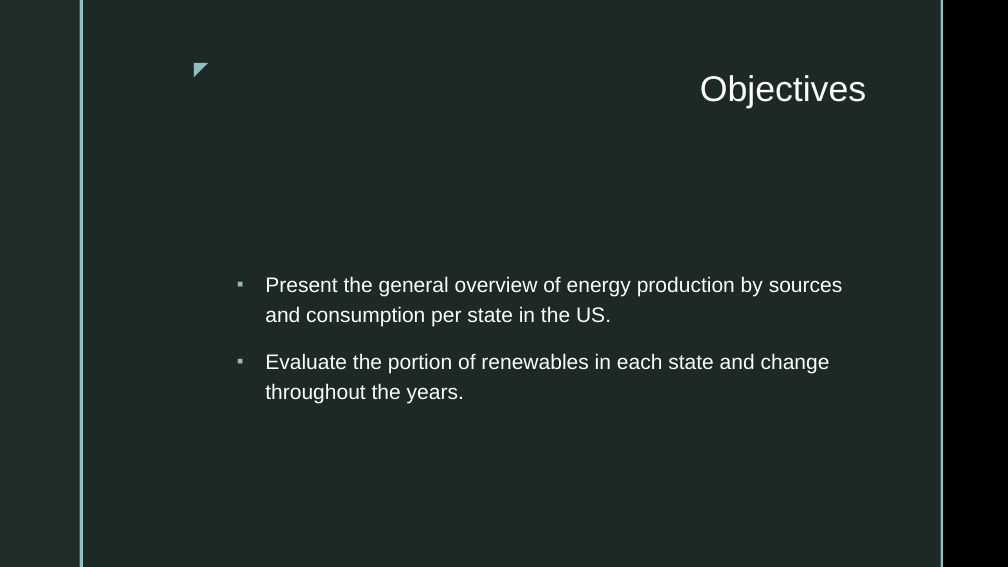
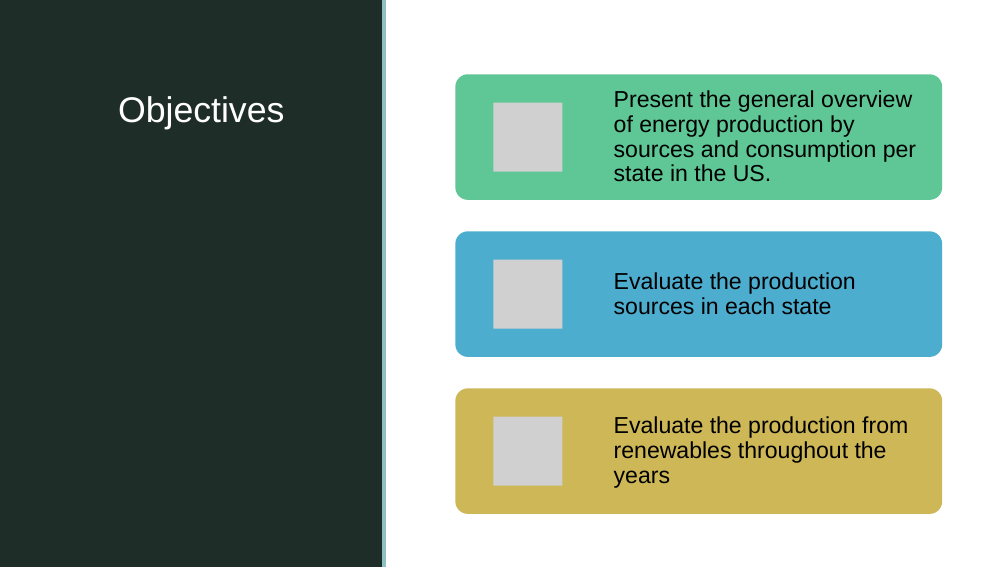
Before and after one commit to Kphad20/Project2-Group_4, a slide deck: slide 3 of Energy Analysis of the United States for 2018.pptx (slide 2 before the commit). Drawn at 1008x567 pixels with LibreOffice and Linux fonts; fonts in the diff are those of the drawing; grey boxes stand for pictures; background and template pictures are left out. Boxes give left, top, right and bottom in pixels: in the first picture for what was removed or moved away, otherwise in the second. Text is boxed around its words. In the diff, an @@ line names an element or a change of style, - is before the commit and + after.

```diff
--- a/Energy Analysis of the United States for 2018.pptx
+++ b/Energy Analysis of the United States for 2018.pptx
@@ rectangle at [0, 0, 79, 567]: fill #1F2D29 to #C5FAEB @@
@@ rectangle added at [0, 0, 1008, 567], fill #FFFFFF @@
@@ rectangle added at [0, 0, 383, 567], fill #1F2D29 @@
@@ rectangle at [83, 0, 941, 567]: fill #1F2D29 at 92% opacity to #C5FAEB at 92% opacity @@
@@ rectangle added at [382, 0, 386, 567], fill #8EC0C1 @@
@@ text removed at [181, 53, 216, 83] @@
-◤
@@ title "Objectives": place and size @@
-title "Objectives" at [700, 75, 866, 108]
+title "Objectives" at [118, 96, 284, 129]
@@ title "Objectives" at [118, 96, 284, 129]: alignment right to left @@
@@ text removed at [265, 276, 843, 404] @@
-▪ Present the general overview of energy production by sources and consumption per state in the US.
-▪ Evaluate the portion of renewables in each state and change throughout the years.
@@ group added at [455, 74, 942, 514]: 3 rounded rectangles, 3 pictures, 3 texts @@
+Present the general overview of energy production by sources and consumption per state in the US.
+Evaluate the production sources in each state
+Evaluate the production from renewables throughout the years
```
Also in this commit, not shown: 2 other slides changed, 5 slides added, 1 slide removed.
